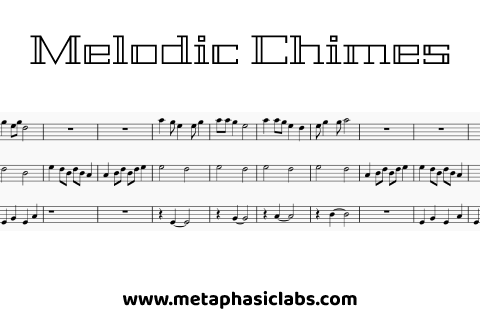
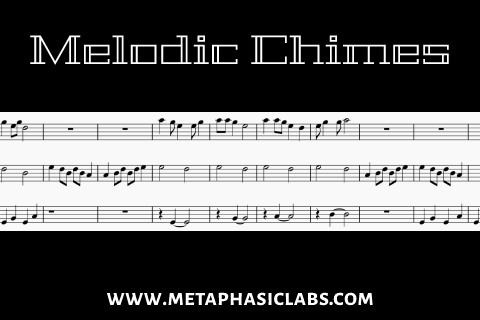
Two versions of the same layered image (480×320). Layer-by-layer changes:
painted on "Melodic Chimes" over <box>30,35,450,65</box>
painted on "www.metaphasiclabs.com" over <box>107,291,373,309</box>
painted on "Layer 1" over <box>0,0,480,320</box>
